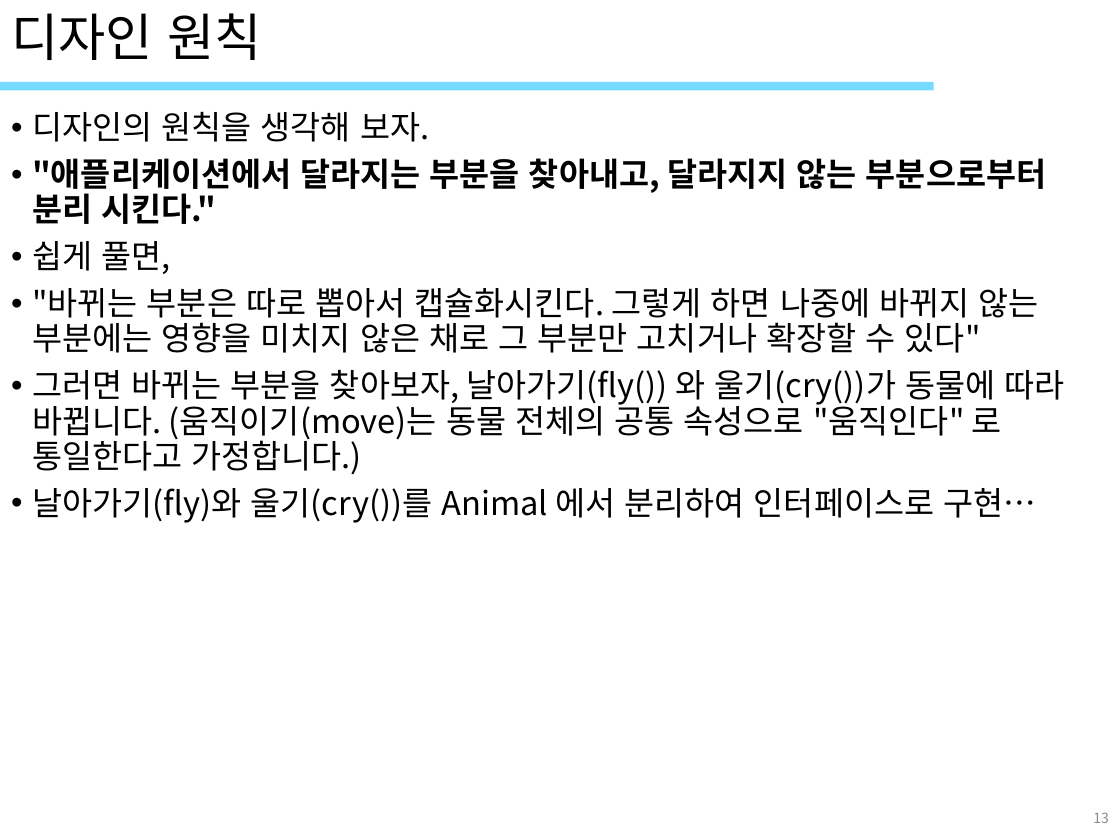
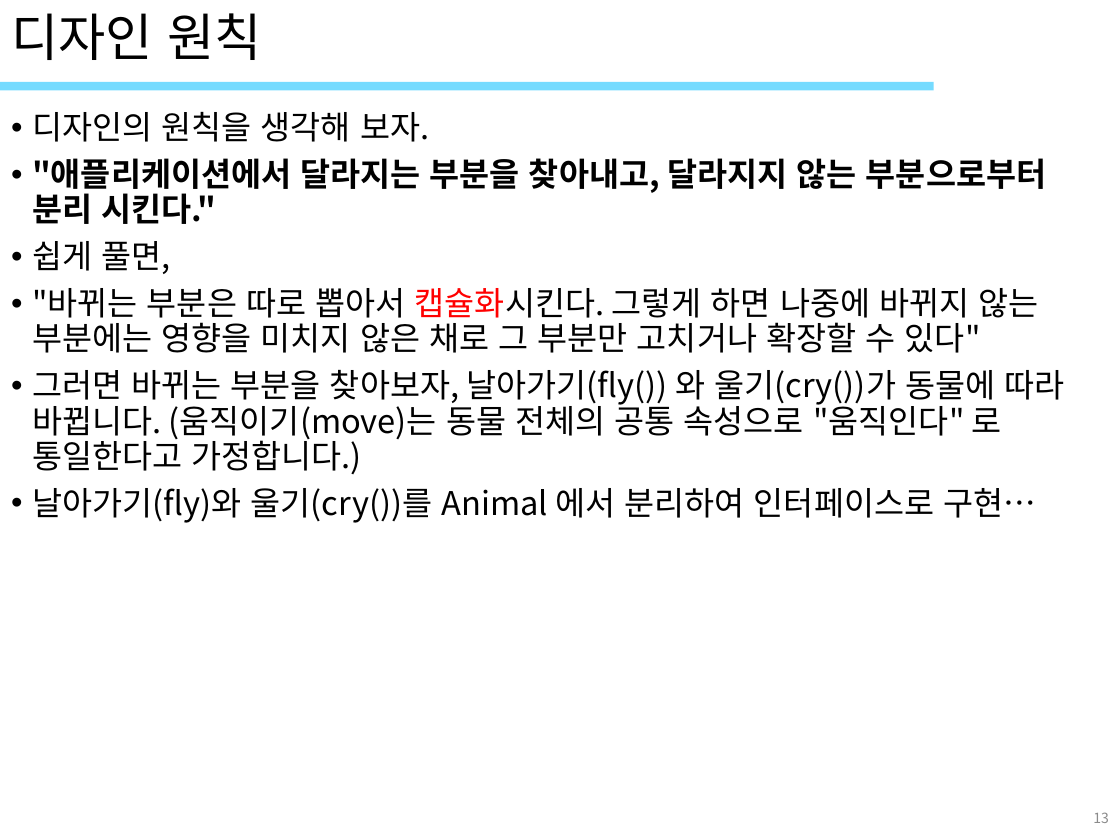
Before and after one commit to ImSeongMuk/study, a slide deck: slide 13 of UML/4_객체UML(클래스관계-문제해결).pptx. Drawn at 1120x840 pixels with LibreOffice and Linux fonts; fonts in the diff are those of the drawing; background and template pictures are left out. Boxes give left, top, right and bottom in pixels: in the first picture for what was removed or moved away, otherwise in the second. Text is boxed around its words. In the diff, an @@ line names an element or a change of style, - is before the commit and + after.

```diff
--- a/UML/4_객체UML(클래스관계-문제해결).pptx
+++ b/UML/4_객체UML(클래스관계-문제해결).pptx
@@ text at box(32, 288, 1039, 353): text colour #000000 to #FF0000 in "캡슐화시킨다." @@
```
Also in this commit, not shown: 2 other slides changed, 5 other files.
